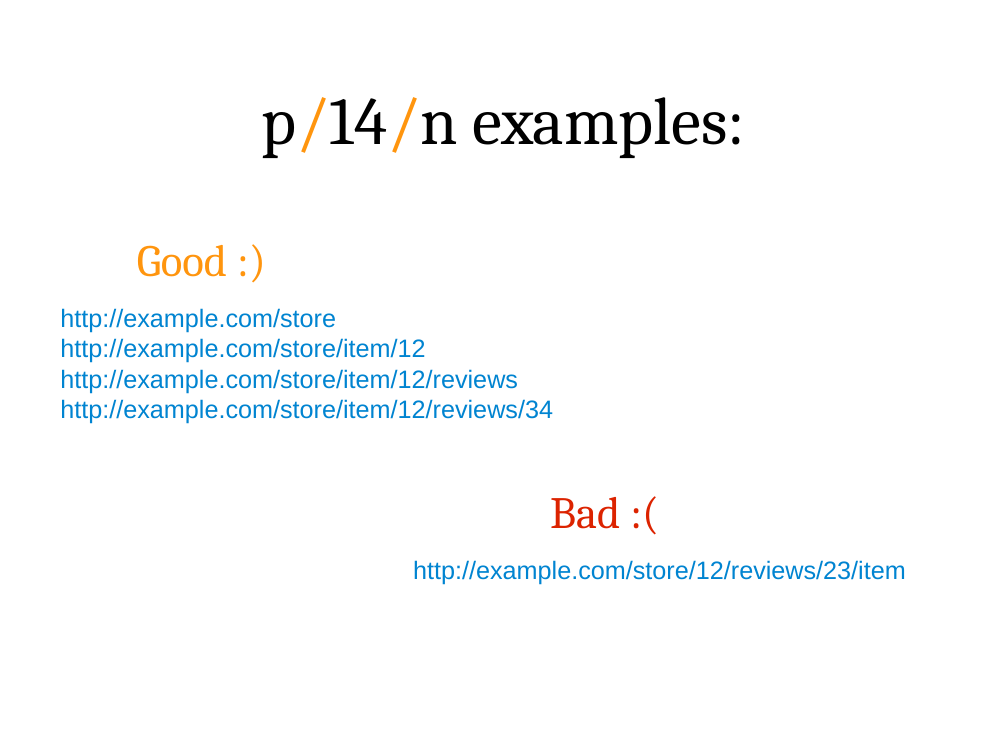
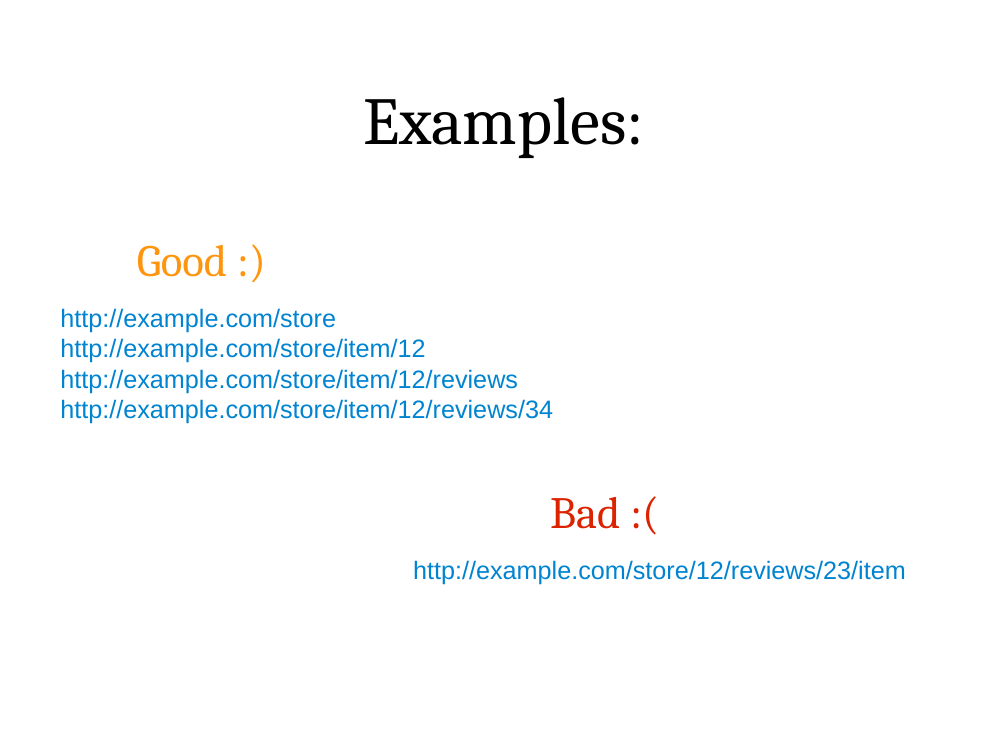
Before and after one commit to lincolnthree/talks, a slide deck: slide 42 of 2011_Beautiful_Java_EE_JAXConf.odp. Drawn at 1008x756 pixels with LibreOffice and Linux fonts; fonts in the diff are those of the drawing. Boxes give left, top, right and bottom in pixels: in the first picture for what was removed or moved away, otherwise in the second. Text is boxed around its words. In the diff, an @@ line names an element or a change of style, - is before the commit and + after.

```diff
--- a/2011_Beautiful_Java_EE_JAXConf.odp
+++ b/2011_Beautiful_Java_EE_JAXConf.odp
@@ title at (363,97,644,158): text changed @@
-p/14/n examples:
+Examples:
```
Also in this commit, not shown: 13 other slides changed, 1 other file.
